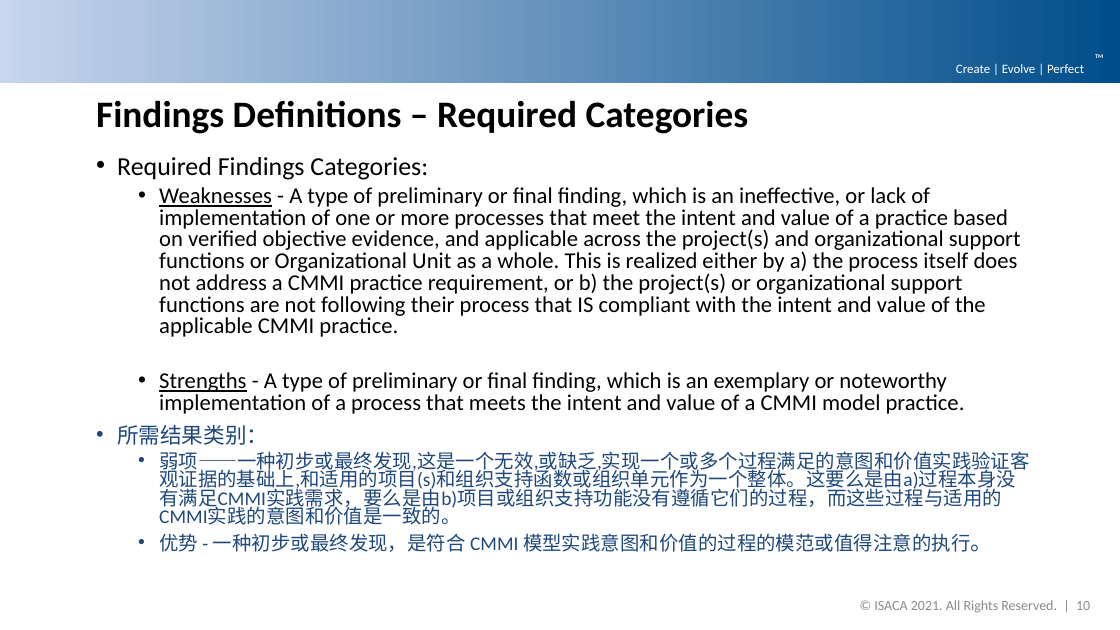
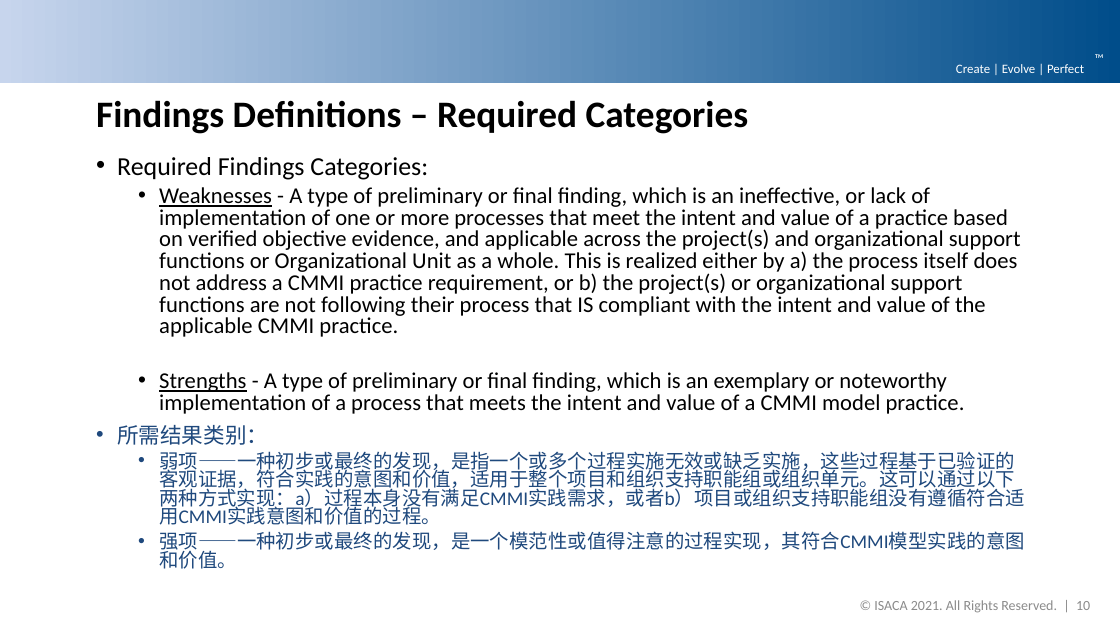
Before and after one commit to DemixTech/CMMITools, a slide deck: slide 10 of 2021-04-12to04-16 (A5) C53517 SoftMARS/21_10v01_MarsBaseAlpha_PreliminaryFindings.pptx. Drawn at 1120x630 pixels with LibreOffice and Linux fonts; fonts in the diff are those of the drawing; background and template pictures are left out. Boxes give left, top, right and bottom in pixels: in the first picture for what was removed or moved away, otherwise in the second. Text is boxed around its words. In the diff, an @@ line names an element or a change of style, - is before the commit and + after.

```diff
--- a/2021-04-12to04-16 (A5) C53517 SoftMARS/21_10v01_MarsBaseAlpha_PreliminaryFindings.pptx
+++ b/2021-04-12to04-16 (A5) C53517 SoftMARS/21_10v01_MarsBaseAlpha_PreliminaryFindings.pptx
@@ text at (159,451,1025,569): text changed @@
-  • 弱项——一种初步或最终发现,这是一个无效,或缺乏,实现一个或多个过程满足的意图和价值实践验证客观证据的基础上,和适用的项目(s)和组织支持函数或组织单元作为一个整体。这要么是由a)过程本身没有满足CMMI实践需求，要么是由b)项目或组织支持功能没有遵循它们的过程，而这些过程与适用的CMMI实践的意图和价值是一致的。
-  • 优势 - 一种初步或最终发现，是符合 CMMI 模型实践意图和价值的过程的模范或值得注意的执行。
+  • 弱项——一种初步或最终的发现，是指一个或多个过程实施无效或缺乏实施，这些过程基于已验证的客观证据，符合实践的意图和价值，适用于整个项目和组织支持职能组或组织单元。这可以通过以下两种方式实现：a）过程本身没有满足CMMI实践需求，或者b）项目或组织支持职能组没有遵循符合适用CMMI实践意图和价值的过程。
+  • 强项——一种初步或最终的发现，是一个模范性或值得注意的过程实现，其符合CMMI模型实践的意图和价值。
```
Also in this commit, not shown: 1 other file.
